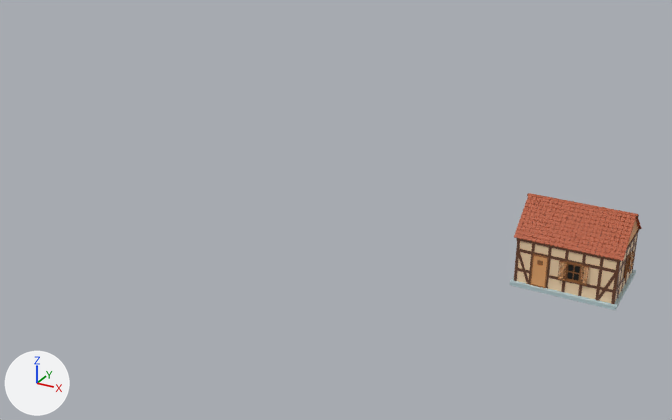
The Blender file resources/Blendfiles/House.blend as it was, and as the next commit left it.
Rendered twice from a camera (50 mm lens) standing at (3.43, -14.83, 7.8) and looking at (-4.81, 0.15, 0.31). Every picture has the same lights, and +X, +Y and +Z are marked at lower left.

Script lines for the objects in view, before the commit:
```python
ob_dach_vorne = bpy.data.objects.new('Dach vorne', me_cube_012)
ob_dach_vorne.location = (0.94, -0.64, 0.97)
ob_fensterladen = bpy.data.objects.new('Fensterladen', me_cube_028)
ob_fensterladen.location = (0.02, -0.69, 0.37)
ob_fensterladen_001 = bpy.data.objects.new('Fensterladen.001', me_cube_029)
ob_fensterladen_001.location = (0.39, -0.68, 0.37)
ob_fensterladen_rahmen_001 = bpy.data.objects.new('Fensterladen Rahmen.001', me_cube_030)
ob_fensterladen_rahmen_001.location = (0.39, -0.68, 0.53)
ob_haupt = bpy.data.objects.new('Haupt', me_cube_026)
ob_haupt.location = (0.2, -0.64, 0.53)
ob_hauptteil = bpy.data.objects.new('Hauptteil', me_cube_024)
ob_hauptteil.location = (0.06, 0.02, 0.63)
ob_seiten2 = bpy.data.objects.new('Seiten2', me_plane_001)
ob_seiten2.location = (0.93, 0.02, 1.17)
ob_tür = bpy.data.objects.new('Tür', me_cube_031)
ob_tür.location = (-0.38, -0.66, 0.4)
ob_untergrund = bpy.data.objects.new('Untergrund', me_cube_025)
ob_untergrund.location = (0.06, 0.02, 0.08)
```
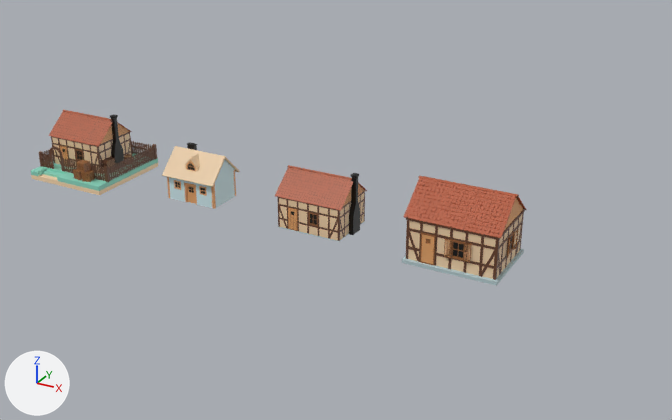
The change, as a diff of the scene's bpy script:
```diff
--- a/resources/Blendfiles/House.blend.py
+++ b/resources/Blendfiles/House.blend.py
@@ ob_hauptteil @@
 ob_hauptteil = bpy.data.objects.new('Hauptteil', me_cube_024)
-ob_hauptteil.location = (0.06, 0.02, 0.63)
+ob_hauptteil.location = (-2.0, -0.02, 0.58)
@@ ob_untergrund @@
 ob_untergrund = bpy.data.objects.new('Untergrund', me_cube_025)
-ob_untergrund.location = (0.06, 0.02, 0.08)
+ob_untergrund.location = (-2.0, -0.02, 0.0)
@@ ob_tür @@
 ob_tür = bpy.data.objects.new('Tür', me_cube_031)
-ob_tür.location = (-0.38, -0.66, 0.4)
+ob_tür.location = (-2.44, -0.71, 0.36)
@@ ob_seiten2 @@
 ob_seiten2 = bpy.data.objects.new('Seiten2', me_plane_001)
-ob_seiten2.location = (0.93, 0.02, 1.17)
+ob_seiten2.location = (-1.13, -0.02, 1.12)
@@ ob_haupt @@
 ob_haupt = bpy.data.objects.new('Haupt', me_cube_026)
-ob_haupt.location = (0.2, -0.64, 0.53)
+ob_haupt.location = (-1.86, -0.68, 0.48)
@@ ob_fensterladen @@
 ob_fensterladen = bpy.data.objects.new('Fensterladen', me_cube_028)
-ob_fensterladen.location = (0.02, -0.69, 0.37)
+ob_fensterladen.location = (-2.04, -0.73, 0.32)
 _m = ob_fensterladen.modifiers.new('Array', 'ARRAY')
@@ ob_fensterladen_001 @@
 ob_fensterladen_001 = bpy.data.objects.new('Fensterladen.001', me_cube_029)
-ob_fensterladen_001.location = (0.39, -0.68, 0.37)
+ob_fensterladen_001.location = (-1.67, -0.73, 0.32)
 _m = ob_fensterladen_001.modifiers.new('Array', 'ARRAY')
@@ ob_fensterladen_rahmen_001 @@
 ob_fensterladen_rahmen_001 = bpy.data.objects.new('Fensterladen Rahmen.001', me_cube_030)
-ob_fensterladen_rahmen_001.location = (0.39, -0.68, 0.53)
+ob_fensterladen_rahmen_001.location = (-1.67, -0.72, 0.48)
@@ ob_haupt_3 @@
 ob_haupt_3 = bpy.data.objects.new('Haupt 3', me_cube_007)
-ob_haupt_3.location = (0.92, 0.03, 0.53)
+ob_haupt_3.location = (-1.14, -0.02, 0.49)
@@ ob_fensterladen_rahmen_004 @@
 ob_fensterladen_rahmen_004 = bpy.data.objects.new('Fensterladen Rahmen.004', me_cube_010)
-ob_fensterladen_rahmen_004.location = (0.96, -0.16, 0.53)
+ob_fensterladen_rahmen_004.location = (-1.1, -0.2, 0.49)
@@ ob_fensterladen_rahmen_005 @@
 ob_fensterladen_rahmen_005 = bpy.data.objects.new('Fensterladen Rahmen.005', me_cube_011)
-ob_fensterladen_rahmen_005.location = (0.96, 0.21, 0.53)
+ob_fensterladen_rahmen_005.location = (-1.1, 0.17, 0.49)
@@ ob_dach_hinten @@
 ob_dach_hinten = bpy.data.objects.new('Dach hinten', me_cube_018)
-ob_dach_hinten.location = (-0.84, 0.67, 0.97)
+ob_dach_hinten.location = (-2.9, 0.63, 0.93)
 _m = ob_dach_hinten.modifiers.new('Array', 'ARRAY')
@@ ob_dach_vorne @@
 ob_dach_vorne = bpy.data.objects.new('Dach vorne', me_cube_012)
-ob_dach_vorne.location = (0.94, -0.64, 0.97)
+ob_dach_vorne.location = (-1.12, -0.68, 0.93)
 _m = ob_dach_vorne.modifiers.new('Array', 'ARRAY')
@@ ob_dachpfannen @@
 ob_dachpfannen = bpy.data.objects.new('Dachpfannen', me_plane_002)
-ob_dachpfannen.location = (-0.81, 0.02, 1.49)
+ob_dachpfannen.location = (-2.87, -0.02, 1.45)
 _m = ob_dachpfannen.modifiers.new('Array', 'ARRAY')
@@ ob_dachstütze @@
 ob_dachstütze = bpy.data.objects.new('Dachstütze', me_cube)
-ob_dachstütze.location = (0.05, 0.02, 1.48)
+ob_dachstütze.location = (-2.0, -0.02, 1.43)
@@ ob_cube_002 @@
 ob_cube_002 = bpy.data.objects.new('Cube.002', me_cube_014)
-ob_cube_002.location = (-0.51, -0.57, 0.09)
+ob_cube_002.location = (-2.57, -0.62, 0.04)
@@ ob_cube_003 @@
 ob_cube_003 = bpy.data.objects.new('Cube.003', me_cube_015)
-ob_cube_003.location = (0.77, -0.65, 0.39)
+ob_cube_003.location = (-1.29, -0.7, 0.34)
@@ ob_cube_007 @@
 ob_cube_007 = bpy.data.objects.new('Cube.007', me_cube_032)
-ob_cube_007.location = (0.93, -0.52, 0.38)
+ob_cube_007.location = (-1.13, -0.56, 0.33)
@@ ob_house_example @@
+ob_house_example = bpy.data.objects.new('House_Example', me_house_example)  # 10982 vertices, 10760 faces; spans x -1.0..1.0, y -1.0..1.0, z 0.0..1.43
+ob_house_example.location = (-11.0, 0.0, 0.0)
@@ ob_house @@
+ob_house = bpy.data.objects.new('House', me_cube_080)  # 5503 vertices, 5551 faces; spans x -0.82..0.76, y -0.56..0.56, z 0.0..1.23
+ob_house.location = (-5.0, 0.0, 0.0)
@@ ob_house_lowdetail_2 @@
+ob_house_lowdetail_2 = bpy.data.objects.new('House_LowDetail.2', me_cube_058)  # 278 vertices, 248 faces; spans x -0.65..0.65, y -0.5..0.5, z 0.0..1.11
+ob_house_lowdetail_2.location = (-8.0, 0.0, 0.0)
```

Location of each change, [x1, y1, x2, y2] in pixels of the pictures (672 x 420 px):
'Dach vorne', moved
    before: [514, 196, 636, 261]
    after: [404, 178, 516, 238]
'Hauptteil', moved
    before: [514, 229, 639, 304]
    after: [406, 209, 525, 280]
'House_Example', added
    after: [31, 110, 158, 195]
'House', added
    after: [275, 165, 367, 242]
'House_LowDetail.2', added
    after: [162, 142, 239, 209]
'Untergrund', moved
    before: [510, 270, 636, 310]
    after: [402, 249, 524, 286]
'Tür', moved
    before: [530, 254, 549, 288]
    after: [420, 233, 436, 265]
'Haupt', moved
    before: [565, 261, 582, 284]
    after: [451, 240, 466, 261]
'Dachpfannen', moved
    before: [528, 193, 638, 216]
    after: [419, 176, 518, 197]
'Seiten2', moved
    before: [627, 220, 638, 247]
    after: [504, 198, 523, 230]
'Cube.003', moved
    before: [598, 273, 615, 301]
    after: [481, 250, 495, 276]
'Cube.002', moved
    before: [519, 252, 529, 284]
    after: [409, 231, 419, 262]
'Fensterladen', moved
    before: [558, 262, 566, 280]
    after: [444, 240, 451, 257]
'Haupt 3', moved
    before: [624, 253, 631, 278]
    after: [508, 232, 514, 254]
'Fensterladen.001', moved
    before: [580, 266, 588, 285]
    after: [464, 244, 471, 262]
'Dach hinten', moved
    before: [636, 217, 641, 229]
    after: [516, 197, 527, 210]
'Fensterladen Rahmen.001', moved
    before: [579, 265, 589, 286]
    after: [464, 243, 472, 263]
'Fensterladen Rahmen.005', moved
    before: [628, 251, 634, 272]
    after: [513, 230, 518, 250]
